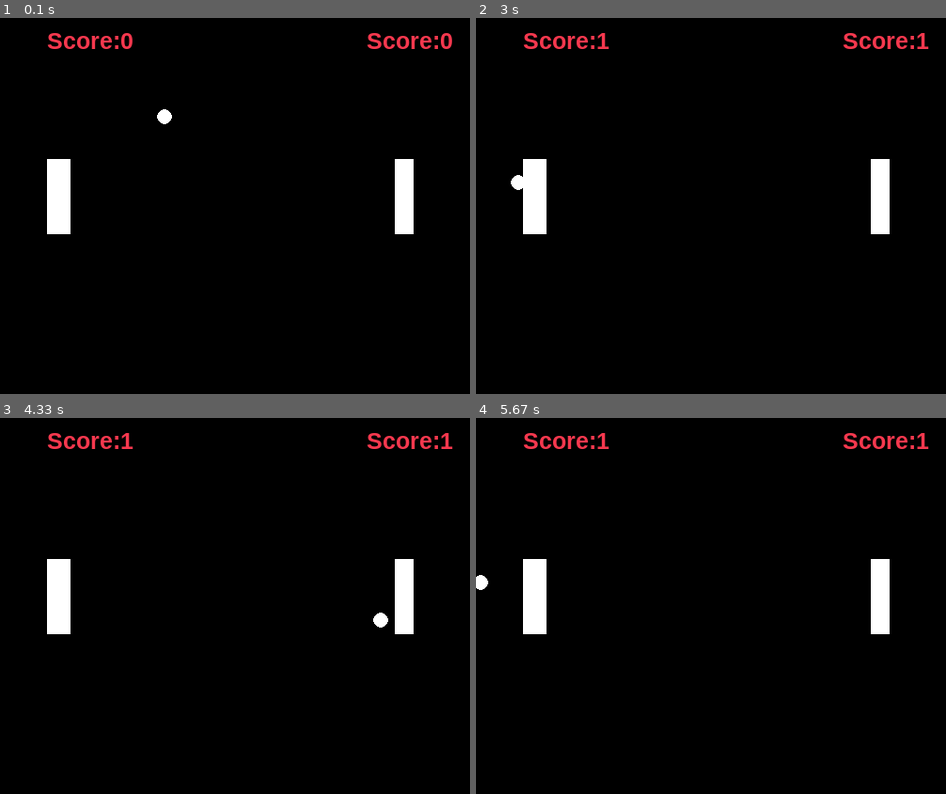
Above: before the commit, frames 1-4 (two rows, left to right).
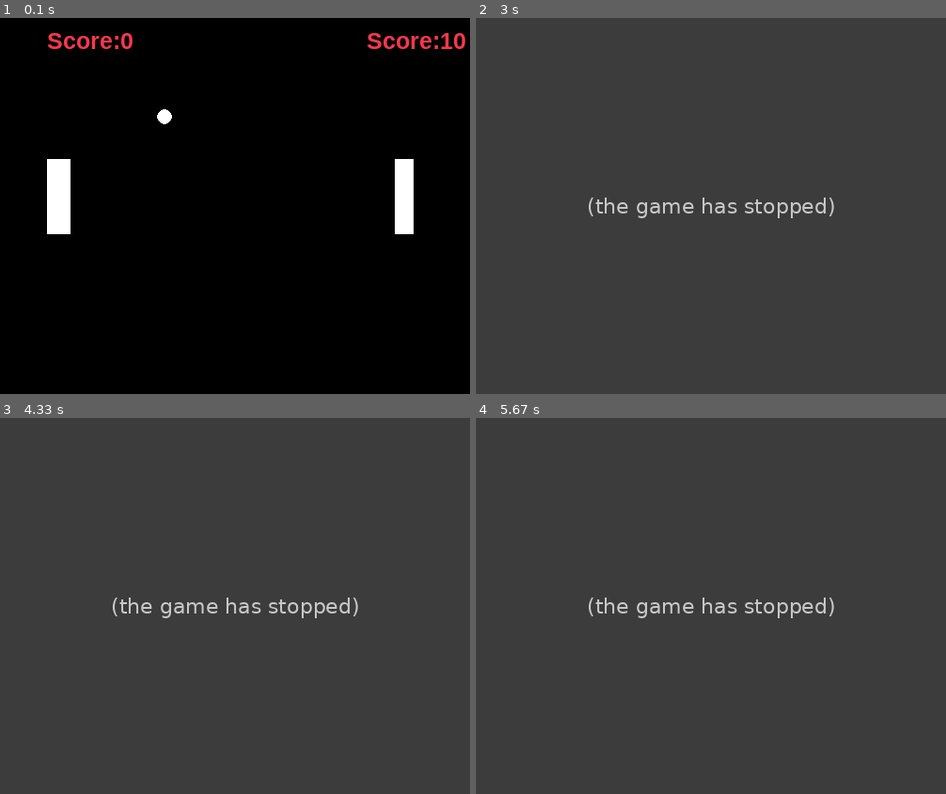
Above: after the commit, the same moments.

Repository: DhirajMeenavilli/PyGamePong
Game: pygame game, started from PyGamePongV2.py
The game is run twice, just before and just after one commit, with the same random seed, the same clock (stepped at 60 frames per second) and the same inputs.
Inputs:
- Up to frame 1 (0.1 s): no input
- Up to frame 2 (3 s): no input
- Up to frame 3 (4.33 s): no input
- Up to frame 4 (5.67 s): no input

The runs differ from the first frame. In frame 1, 0.2% of the frame differs, in the area x 93-99%, y 4-9%; in frame 2, 100%, in the area x 0-100%, y 0-100%; in frame 3, 100%; in frame 4, 100%.
After the commit the program exited at 2.82 s; later frames show no game.

Commit message:
The game now ends when either player reaches 11

Diff:
--- a/PyGamePongV2.py
+++ b/PyGamePongV2.py
@@ -2,7 +2,7 @@
 
 # User-defined functions
 score = 0
-score2 = 0
+score2 = 10
 
 def interact(paddle,ball):
     if ball.center[0] > paddle.x and ball.center[0] < (paddle.x + paddle.length):
@@ -59,6 +59,10 @@
                     self.small_dot.hit()
 
             score,score2 = self.small_dot.ScoreUp(score,score2)
+
+            if score == 11 or score2 == 11:
+                self.close_clicked = True
+
             self.draw(score,score2)
             if self.continue_game:
                 self.update()
